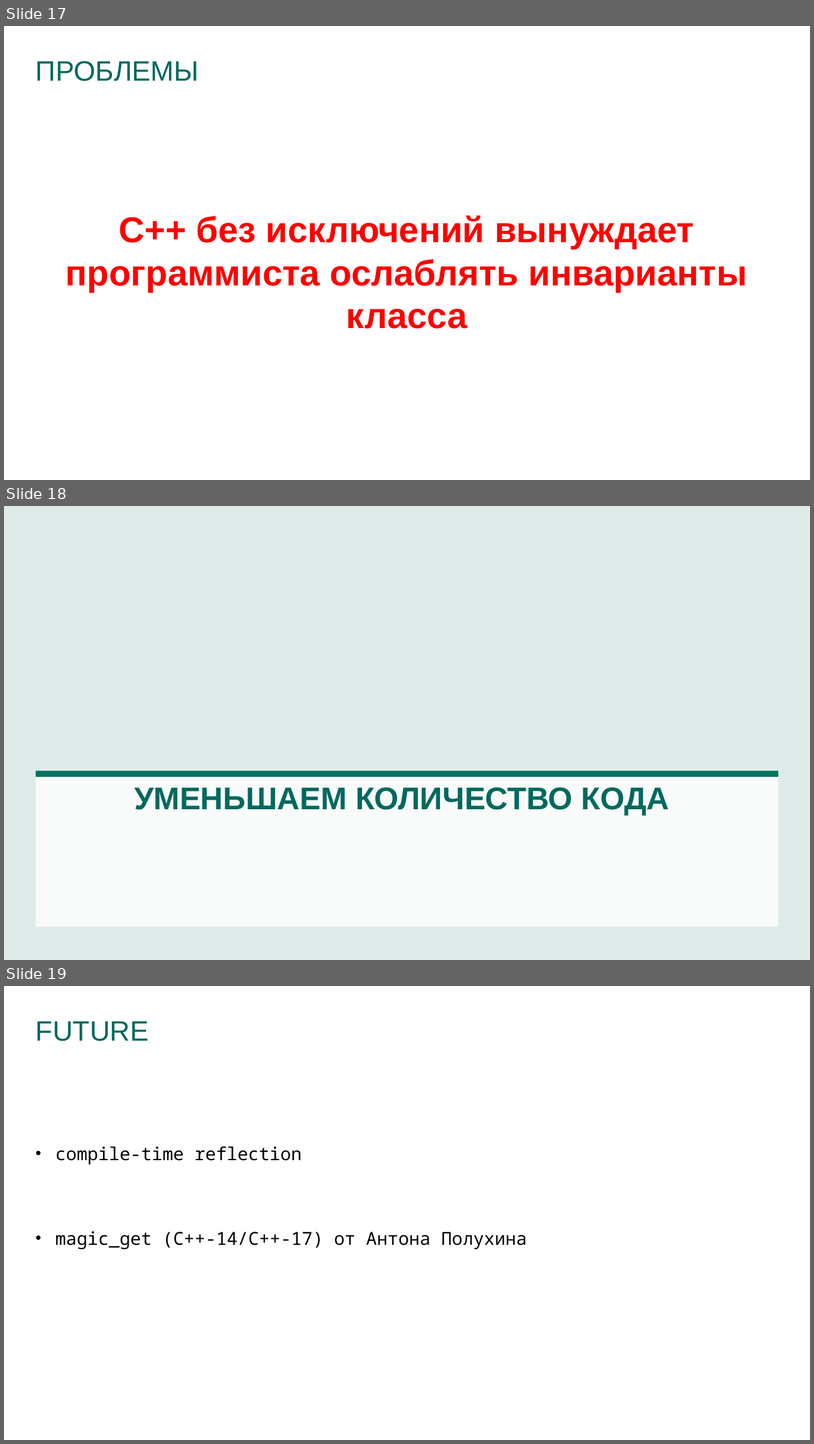
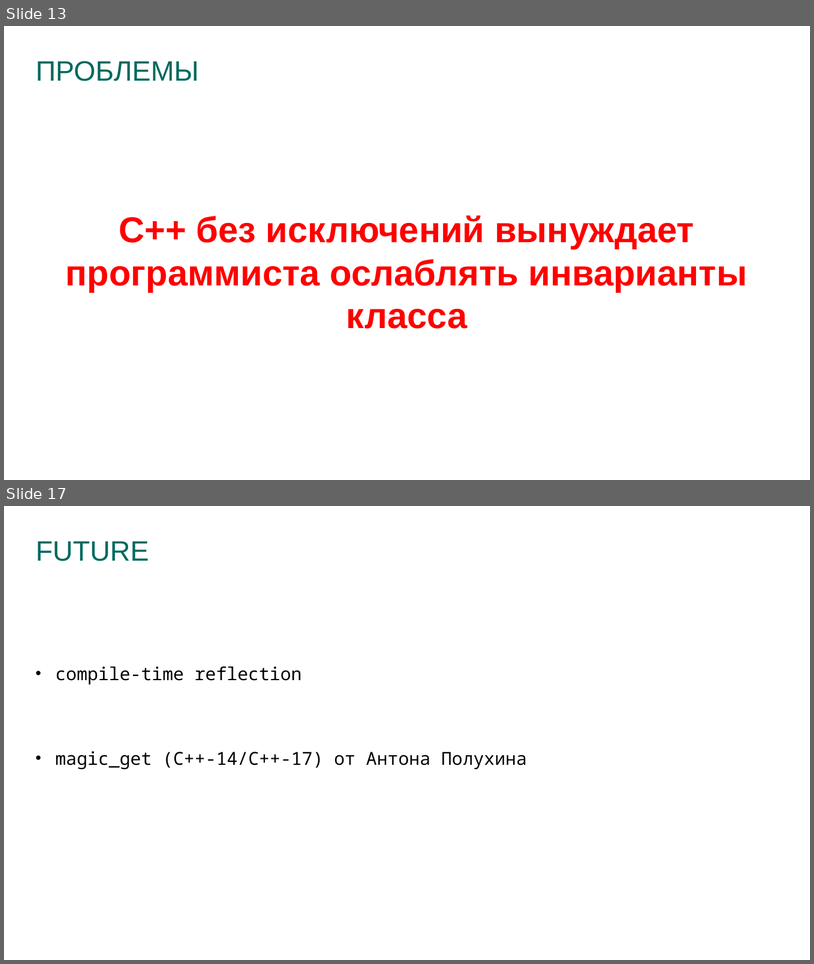
Before and after one commit to prograholic/prograholic.github.io, a slide deck: cpp_russia_2017_24_02_2017/24.02.2017_kutumov.pptx. Shown one above the other, each under a label of ours: slides 17, 18 and 19 before the commit, slides 13 and 17 after it; the slides between them are not shown. The pictures are 814x1444 and 814x964 pixels, drawn with LibreOffice and Linux fonts; fonts in the diff are those of the drawing; background and template pictures are left out. Boxes give left, top, right and bottom in pixels: in the first picture for what was removed or moved away, otherwise in the second. Text is boxed around its words. In the diff, an @@ line names an element or a change of style, - is before the commit and + after.

```diff
--- a/cpp_russia_2017_24_02_2017/24.02.2017_kutumov.pptx
+++ b/cpp_russia_2017_24_02_2017/24.02.2017_kutumov.pptx
@@ slide 18 removed at [4,506,810,960], background #DEEBE9 @@
@@ rectangle removed at [35,771,779,776] @@
@@ rectangle removed at [35,777,779,927] @@
@@ text removed at [134,787,670,815] @@
-УМЕНЬШАЕМ КОЛИЧЕСТВО КОДА
@@ what was slide 17 is now slide 13 @@
@@ what was slide 19 is now slide 17 @@
```
Also in this commit, not shown: 3 slides changed, 2 other slides removed.
